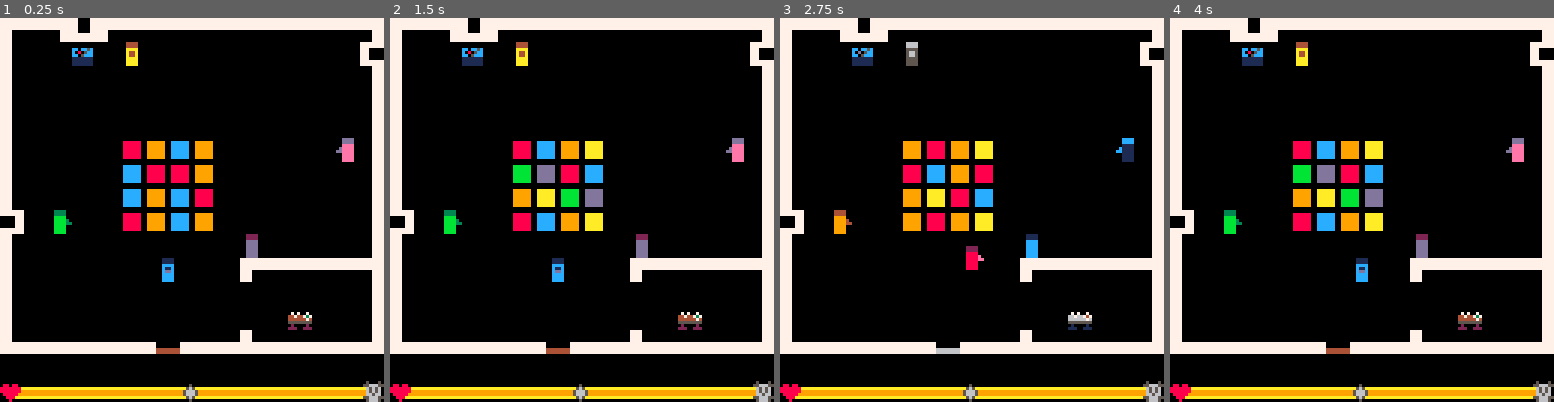
Above: before the commit, frames 1-4 (left to right).
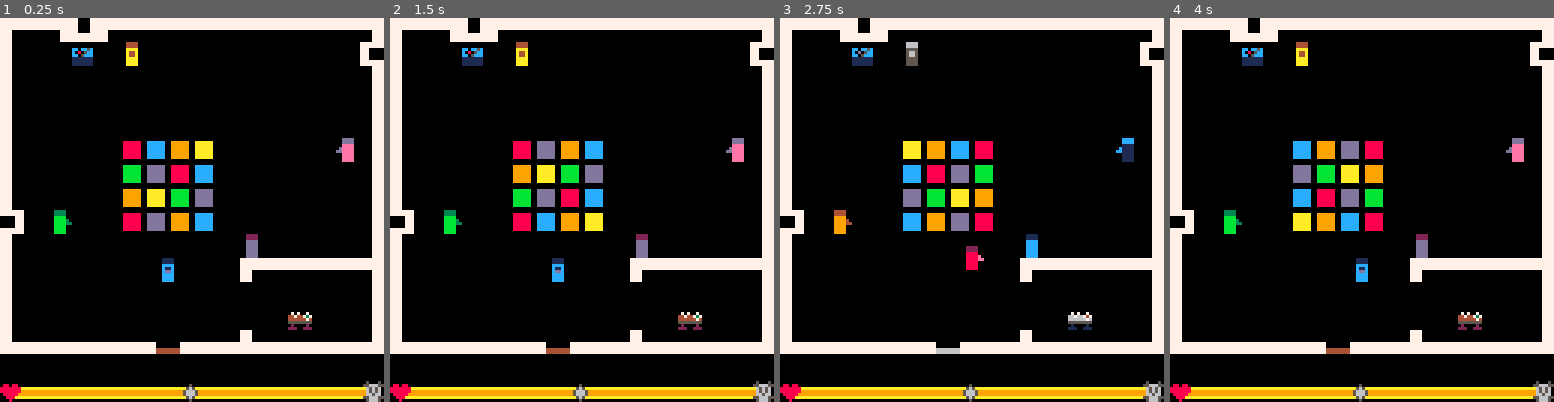
Above: after the commit, the same moments.

Repository: yepnix/ld35
Game: PICO-8 cartridge masks.p8
Two runs of this game, one before a commit and one after it. Both use one fixed random seed, a clock stepped at 60 frames per second and the inputs below.
Inputs:
- Up to frame 1 (0.25 s): no input
- Up to frame 2 (1.5 s): tap X (X key) at 0.33, 1.07 s; tap O (Z key) at 0.7 s
- Up to frame 3 (2.75 s): hold Right 1.6-2.1 s; tap O (Z key) at 1.7, 2.1, 2.5 s; tap X (X key) at 1.85 s; hold Up 2.15-2.42 s; hold Right from 2.47 s (still down)
- Up to frame 4 (4 s): tap O (Z key) at 2.9, 3.3, 3.7 s; tap X (X key) at 2.97 s; release Right at 3.03 s; hold Left 3.08-3.58 s; hold Down 3.63-3.97 s

The runs differ from the first frame. In frame 1, 2.9% of the frame differs, in the area x 32-56%, y 32-56%; in frame 2, 2.2%; in frame 3, 3.5%; in frame 4, 3.5%.

Commit message:
Not interactive, but the dance floor now animates properly

Diff:
--- a/masks.p8
+++ b/masks.p8
@@ -47,6 +47,9 @@
  changemood=false
 
  animt=0
+ animflr=0
+ dancex=false
+ dancey=false
 end
 
 function collision(direction)
@@ -201,9 +204,6 @@
 	moveplayer()
 	changemask()
 	foreach(objects,interact)
---	interact(objects)
-	animt+=1
-	if (animt==30) then animt=0 end
 end
 
 function drawpmask()
@@ -242,31 +242,31 @@
 function animdanceflr()
 --randomly chooses colors for
 --dancefloor tiles
-	if (animt%15>7) then
-		pal(8,flr(rnd(5))+8)
-		pal(9,flr(rnd(5))+8)
-		pal(10,flr(rnd(5))+8)
-		pal(11,flr(rnd(5))+8)
-		pal(12,flr(rnd(5))+8)
-		pal(13,flr(rnd(5))+8)
-		sspr(56,32,64,64,40,40)
-		pal()
-	end
+	if (animt%32>15) then
+		dancex=true
+	else
+		dancex=false
+	end
+	if (animflr%16>7) then
+		dancey=true
+	else
+		dancey=false
+	end
+	sspr(56,32,32,32,40,40,32,32,dancex,dancey)
+	animt+=1
+	animflr+=1
+	if (animflr==32) then animflr=0 end
+	if (animt==32) then animt=0 end
 end
 
 function _draw()
 	rectfill(0,0,128,128,0) --bg
 	map(0,0,0,0,16,16,0x0) --house
-	sspr(56,32,64,64,40,40) --dancefloor
-	animdanceflr() --dancefloor animation
+	animdanceflr() --dancefloor
 	drawpmask() --player
 	drawworldmask() --interactive environment
 	spr(36,markerx,markery) --mood marker
-
-	showint(activeobj)
---	foreach(objects,showtext)
---	showresult(hifi)
---	showtext(hifi)
+	showint(activeobj) -- text and result for the current interaction
 end
 __gfx__
 0000000000111100001111000011110000111100003333000022220000dddd000044440000000000000000000000000000000000000000000000000000000000
@@ -326,12 +326,12 @@
 77777777777777777777777700000000000000007777000000007777099999900aaaaaa00bbbbbb00dddddd00000000000000000000000000000000000000000
 77777777777777777777777700000000000000007777000000007777000000000000000000000000000000000000000000000000000000000000000000000000
 00000000000000000000000000000000000000000000000000000000000000000000000000000000000000000000000000000000000000000000000000000000
-00000000000000000000000000000000000000000000000000000000088888800cccccc0099999900aaaaaa00000000000000000000000000000000000000000
-00000000000000000000000000000000000000000000000000000000088888800cccccc0099999900aaaaaa00000000000000000000000000000000000000000
-00000000000000000000000000000000000000000000000000000000088888800cccccc0099999900aaaaaa00000000000000000000000000000000000000000
-00000000000000000000000000000000000000000000000000000000088888800cccccc0099999900aaaaaa00000000000000000000000000000000000000000
-00000000000000000000000000000000000000000000000000000000088888800cccccc0099999900aaaaaa00000000000000000000000000000000000000000
-00000000000000000000000000000000000000000000000000000000088888800cccccc0099999900aaaaaa00000000000000000000000000000000000000000
+00000000000000000000000000000000000000000000000000000000088888800dddddd0099999900cccccc00000000000000000000000000000000000000000
+00000000000000000000000000000000000000000000000000000000088888800dddddd0099999900cccccc00000000000000000000000000000000000000000
+00000000000000000000000000000000000000000000000000000000088888800dddddd0099999900cccccc00000000000000000000000000000000000000000
+00000000000000000000000000000000000000000000000000000000088888800dddddd0099999900cccccc00000000000000000000000000000000000000000
+00000000000000000000000000000000000000000000000000000000088888800dddddd0099999900cccccc00000000000000000000000000000000000000000
+00000000000000000000000000000000000000000000000000000000088888800dddddd0099999900cccccc00000000000000000000000000000000000000000
 00000000000000000000000000000000000000000000000000000000000000000000000000000000000000000000000000000000000000000000000000000000
 00000000000000000000000000000000000000000000000000000000000000000000000000000000000000000000000000000000000000000000000000000000
 00000000000000000000000000000000000000000000000000000000000000000000000000000000000000000000000000000000000000000000000000000000
